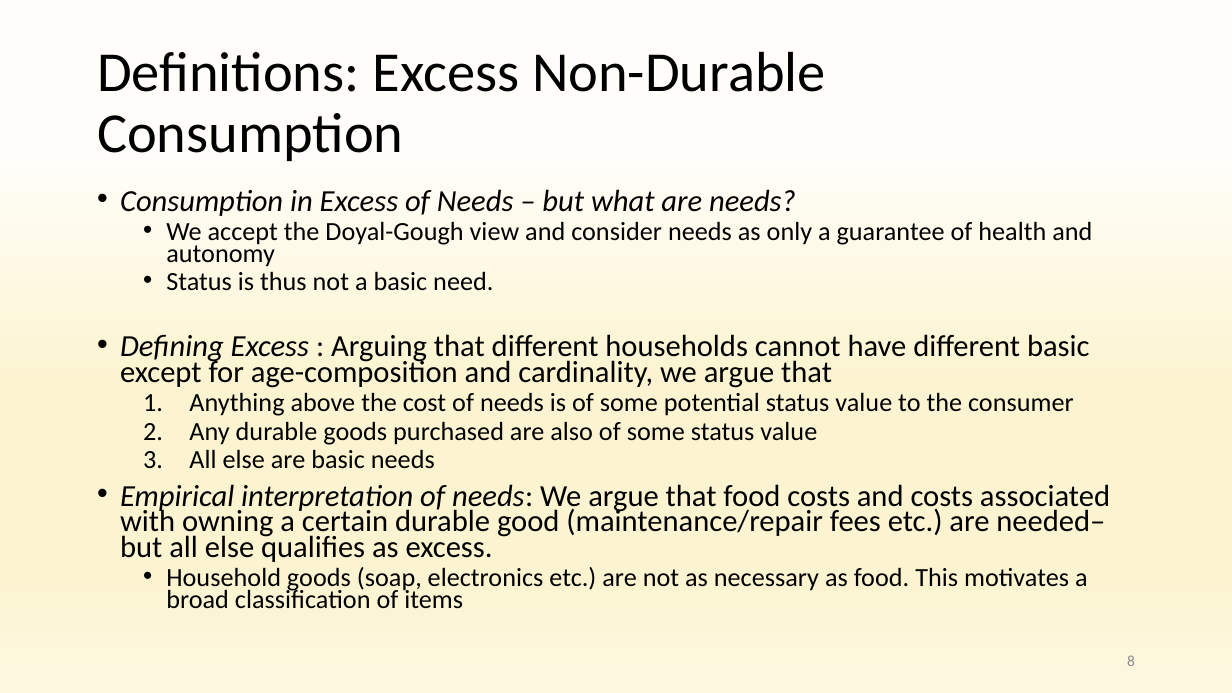
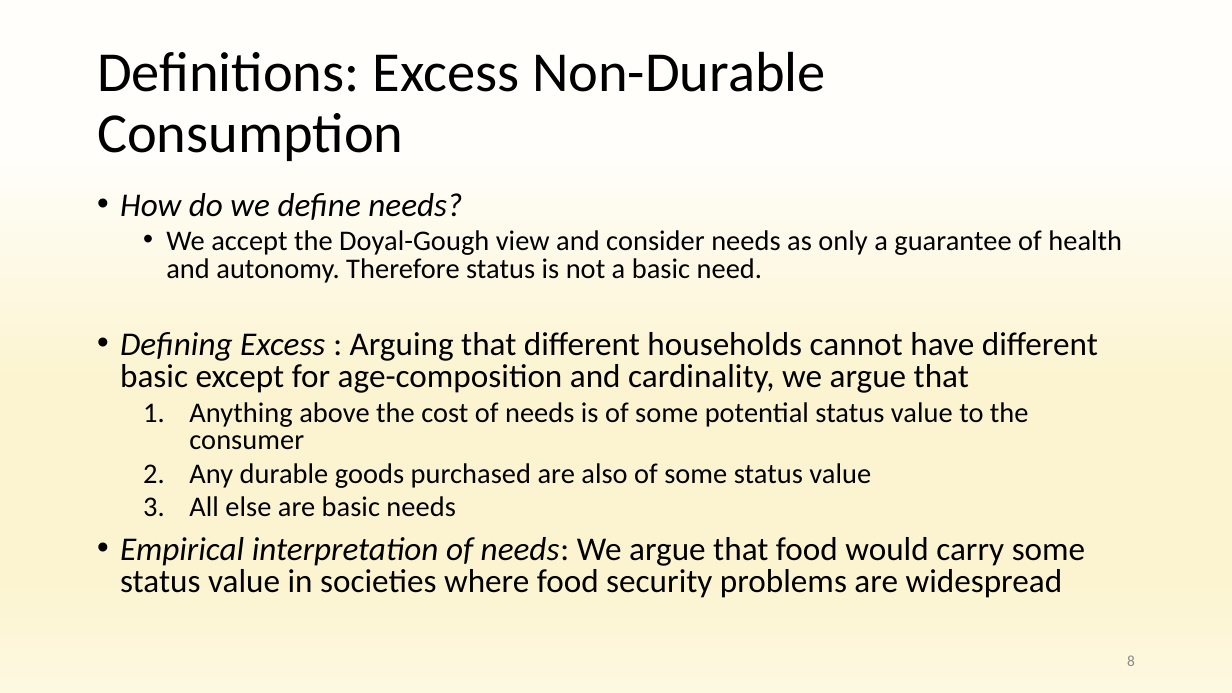
Before and after one commit to anuragr81/research, a slide deck: slide 8 of consumption/presentationOct2021.pptx. Drawn at 1232x693 pixels with LibreOffice and Linux fonts; fonts in the diff are those of the drawing; background and template pictures are left out. Boxes give left, top, right and bottom in pixels: in the first picture for what was removed or moved away, otherwise in the second. Text is boxed around its words. In the diff, an @@ line names an element or a change of style, - is before the commit and + after.

```diff
--- a/consumption/presentationOct2021.pptx
+++ b/consumption/presentationOct2021.pptx
@@ text at (x1=120, y1=193, x2=1122, y2=283): text changed; size 15.3 to 16.6 pt @@
-• Consumption in Excess of Needs – but what are needs?
-  • We accept the Doyal-Gough view and consider needs as only a guarantee of health and autonomy
-  • Status is thus not a basic need.
+• How do we define needs?
+  • We accept the Doyal-Gough view and consider needs as only a guarantee of health and autonomy. Therefore status is not a basic need.
@@ text at (x1=120, y1=332, x2=1098, y2=517): size 17.9 to 19.4 pt in "Defining Excess : Arguing that different households ..."; size 15.3 to 16.6 pt in "Anything above the cost of needs is ...", "Any durable goods purchased are also of ...", "All else are basic needs"; line spacing 0.7 to 0.8 @@
@@ text at (x1=120, y1=537, x2=1085, y2=598): text changed; size 17.9 to 19.4 pt @@
-• Empirical interpretation of needs: We argue that food costs and costs associated with owning a certain durable good (maintenance/repair fees etc.) are needed– but all else qualifies as excess.
-  • Household goods (soap, electronics etc.) are not as necessary as food. This motivates a broad classification of items
+• Empirical interpretation of needs: We argue that food would carry some status value in societies where food security problems are widespread
```
Also in this commit, not shown: 5 other slides changed, 1 slide added, 2 other files.
